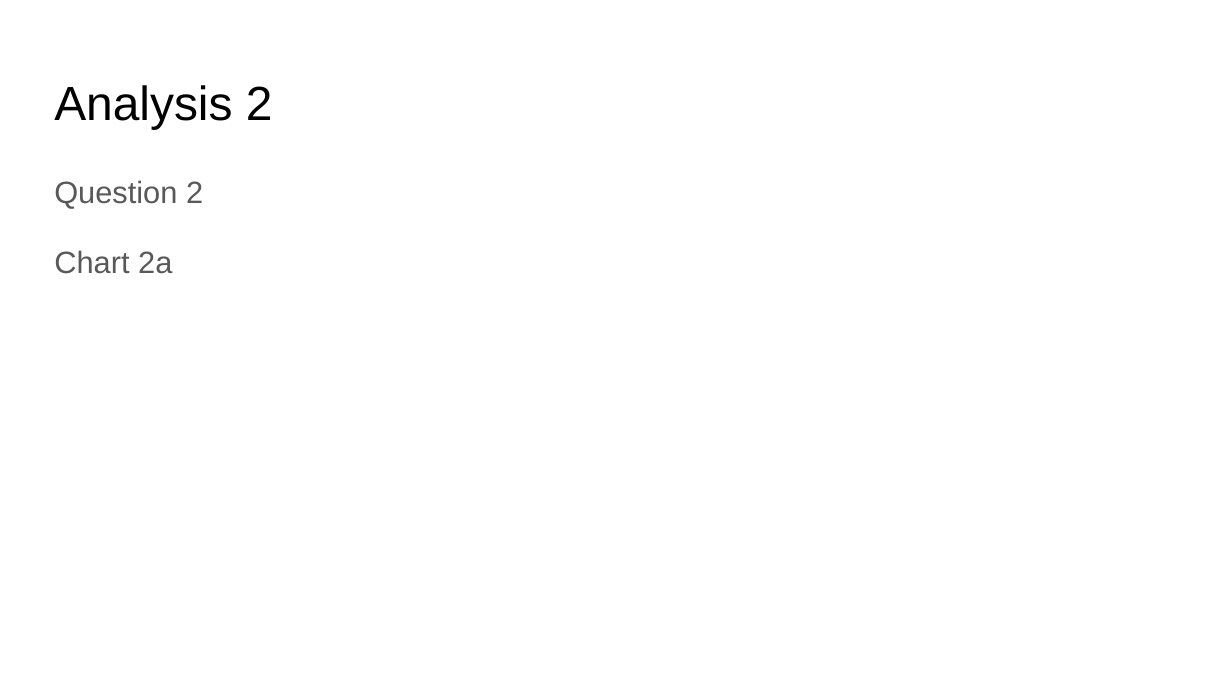
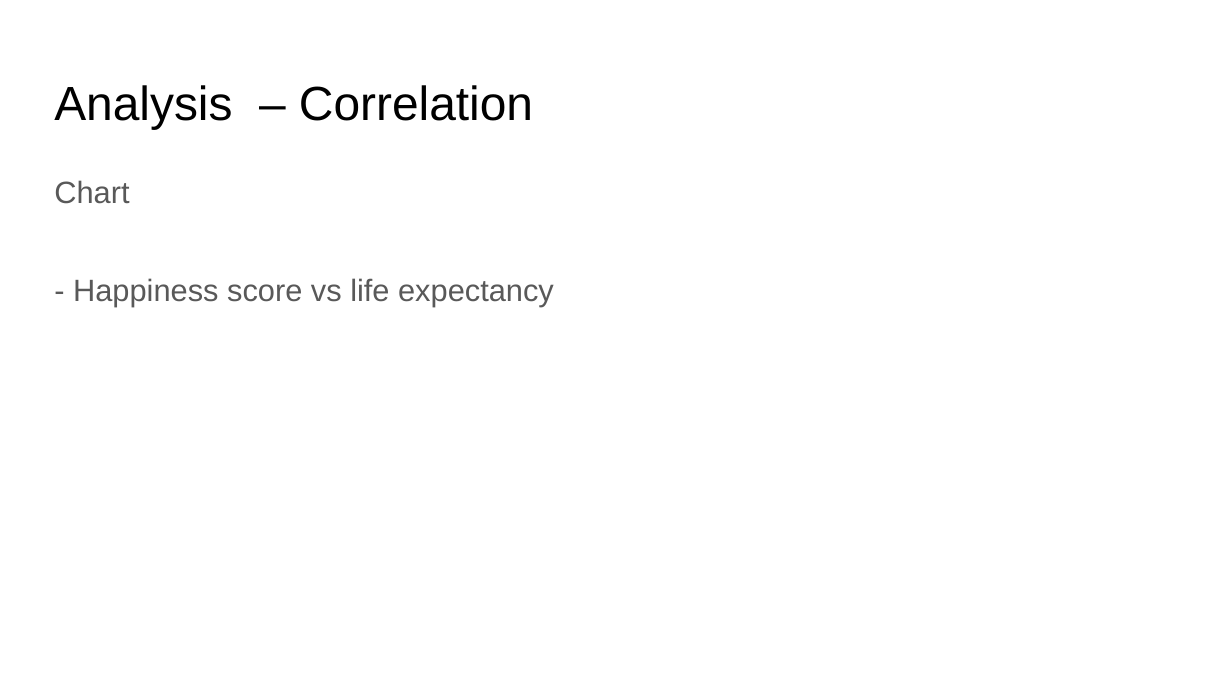
Before and after one commit to arvinseeva/TheHappyCo, a slide deck: slide 6 of TheHappyCo - Happiness.pptx. Drawn at 1232x693 pixels with LibreOffice and Linux fonts; fonts in the diff are those of the drawing. Boxes give left, top, right and bottom in pixels: in the first picture for what was removed or moved away, otherwise in the second. Text is boxed around its words. In the diff, an @@ line names an element or a change of style, - is before the commit and + after.

```diff
--- a/TheHappyCo - Happiness.pptx
+++ b/TheHappyCo - Happiness.pptx
@@ title at [54,85,533,129]: text changed @@
-Analysis 2
+Analysis – Correlation
@@ text at [54,180,554,306]: text changed @@
-Question 2
-Chart 2a
+Chart
+- Happiness score vs life expectancy
```
Also in this commit, not shown: 5 other slides changed, 1 slide added.
